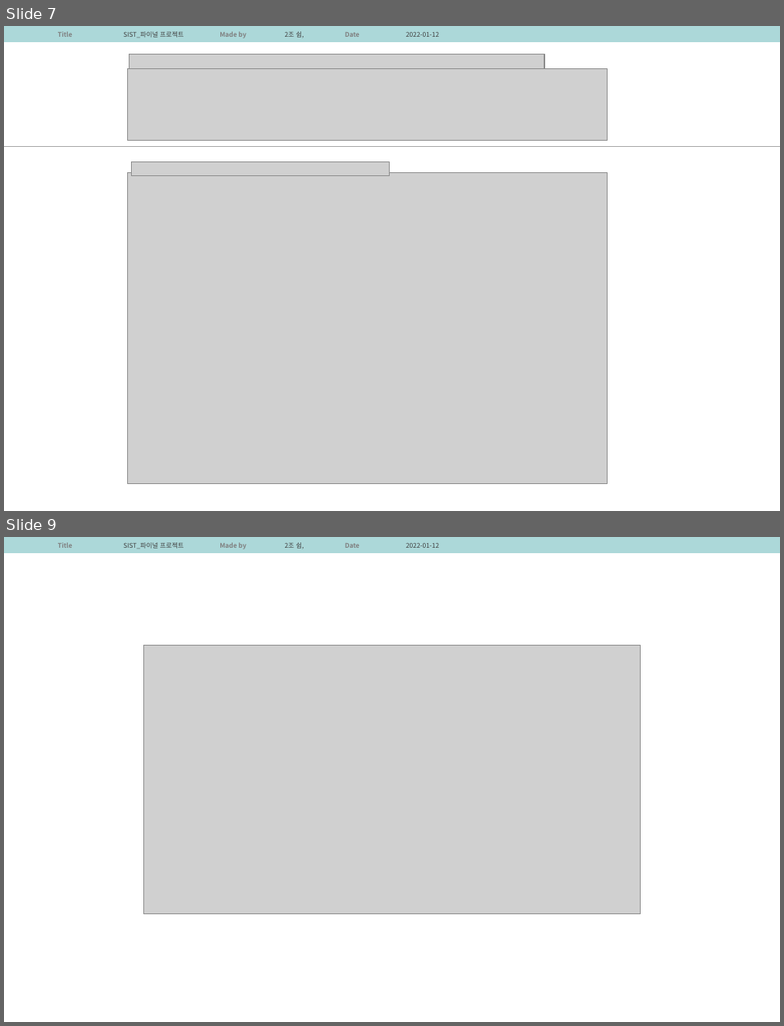
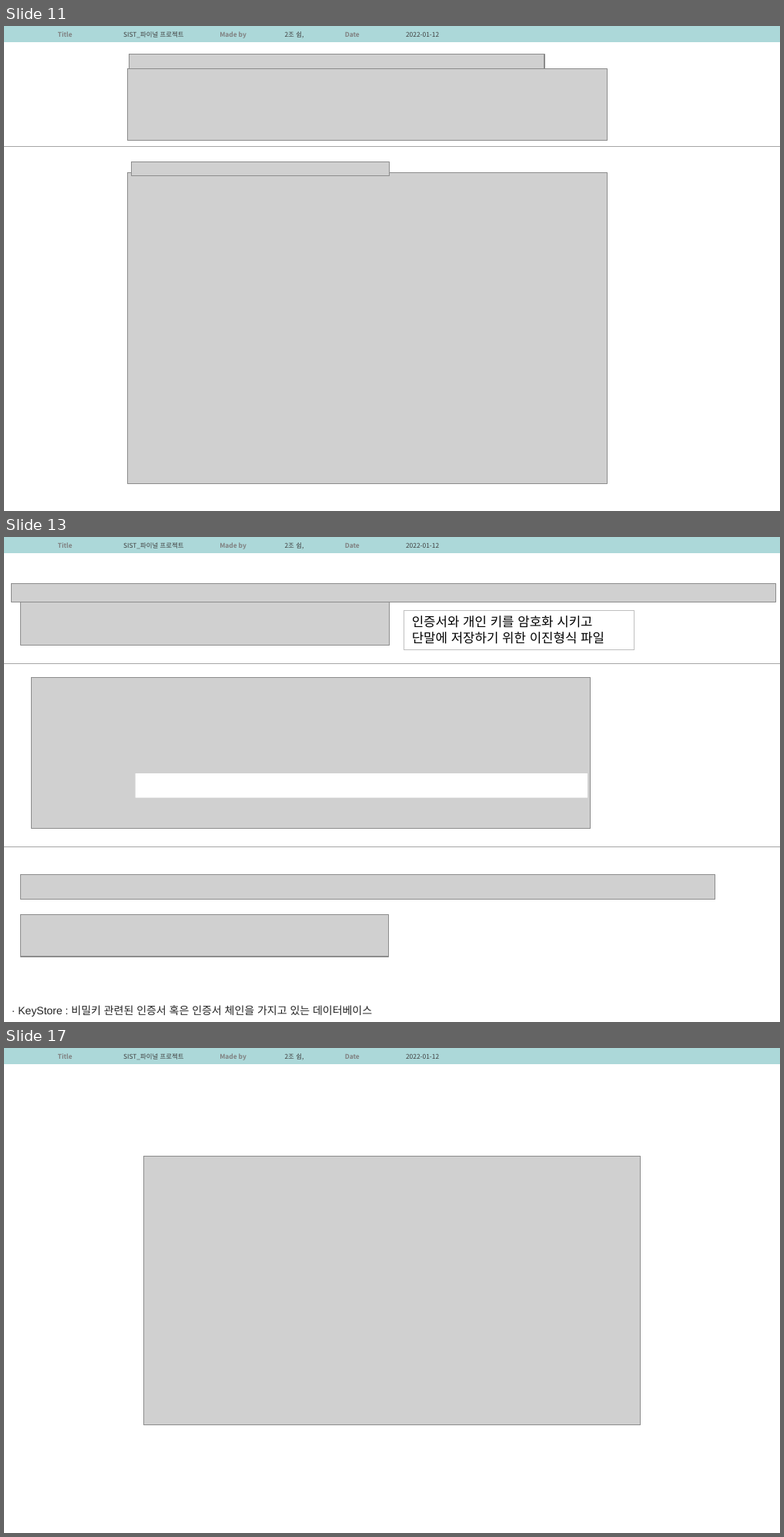
Before and after one commit to ImTaemin/Stay, a slide deck: 문서/최종보고서/쉼,_최종보고서.pptx. Shown one above the other, each under a label of ours: slides 7 and 9 before the commit, slides 11, 13 and 17 after it; the slides between them are not shown. The pictures are 784x1026 and 784x1537 pixels, drawn with LibreOffice and Linux fonts; fonts in the diff are those of the drawing; grey boxes stand for pictures. Boxes give left, top, right and bottom in pixels: in the first picture for what was removed or moved away, otherwise in the second. Text is boxed around its words. In the diff, an @@ line names an element or a change of style, - is before the commit and + after.

```diff
--- a/문서/최종보고서/쉼,_최종보고서.pptx
+++ b/문서/최종보고서/쉼,_최종보고서.pptx
@@ slide 13 added at <box>4,537,780,1022</box>, background #FFFFFF; not listed: 1 template element that a slide beside it also shows @@
@@ picture added at <box>11,583,776,602</box> @@
@@ picture added at <box>21,602,390,645</box> @@
@@ rectangle added at <box>404,611,634,649</box>, outline #BFBFBF 0.75 pt, 12 pt, text #000000 @@
+인증서와 개인 키를 암호화 시키고
+단말에 저장하기 위한 이진형식 파일
@@ line added from (4, 663) to (780, 663), #A6A6A6 0.75 pt @@
@@ picture added at <box>31,677,590,829</box> @@
@@ rectangle added at <box>135,773,588,798</box>, fill #FFFFFF @@
@@ line added from (4, 847) to (780, 847), #A6A6A6 0.75 pt @@
@@ picture added at <box>21,874,715,900</box> @@
@@ picture added at <box>21,915,389,957</box> @@
@@ text added at <box>18,1005,372,1017</box>, 10 pt, text #222222 @@
+· KeyStore : 비밀키 관련된 인증서 혹은 인증서 체인을 가지고 있는 데이터베이스
@@ what was slide 7 is now slide 11 @@
@@ what was slide 9 is now slide 17 @@
```
Also in this commit, not shown: 2 slides changed, 7 other slides added, 3 other files.
